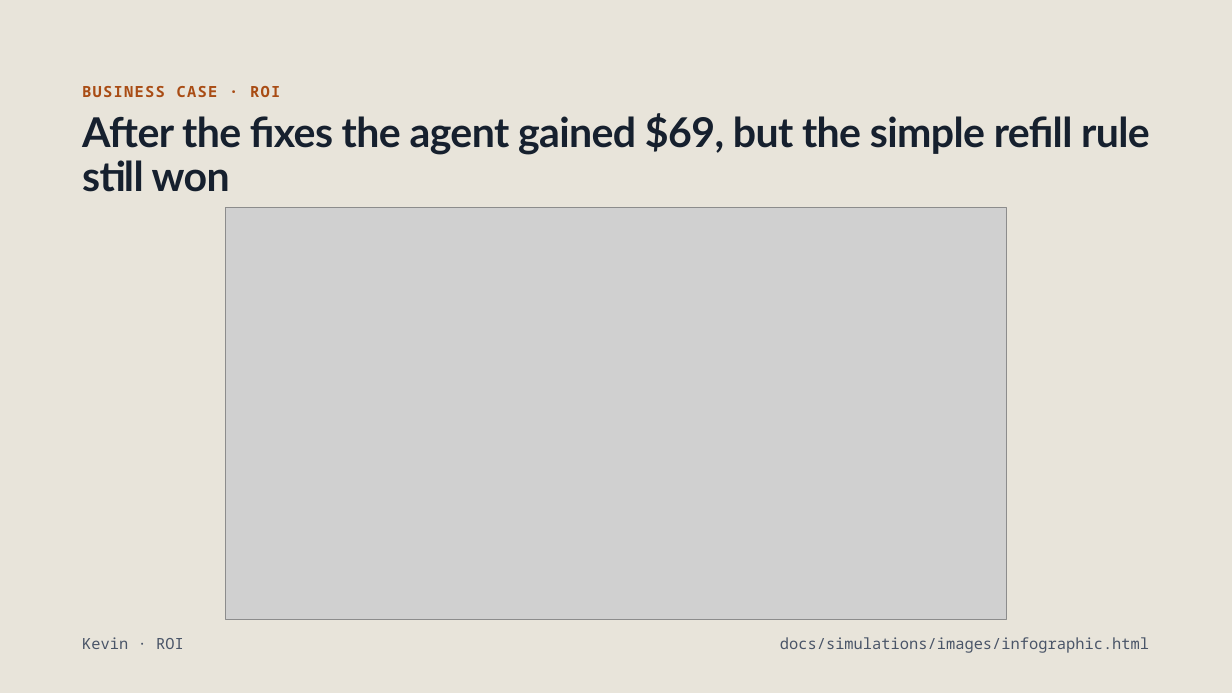
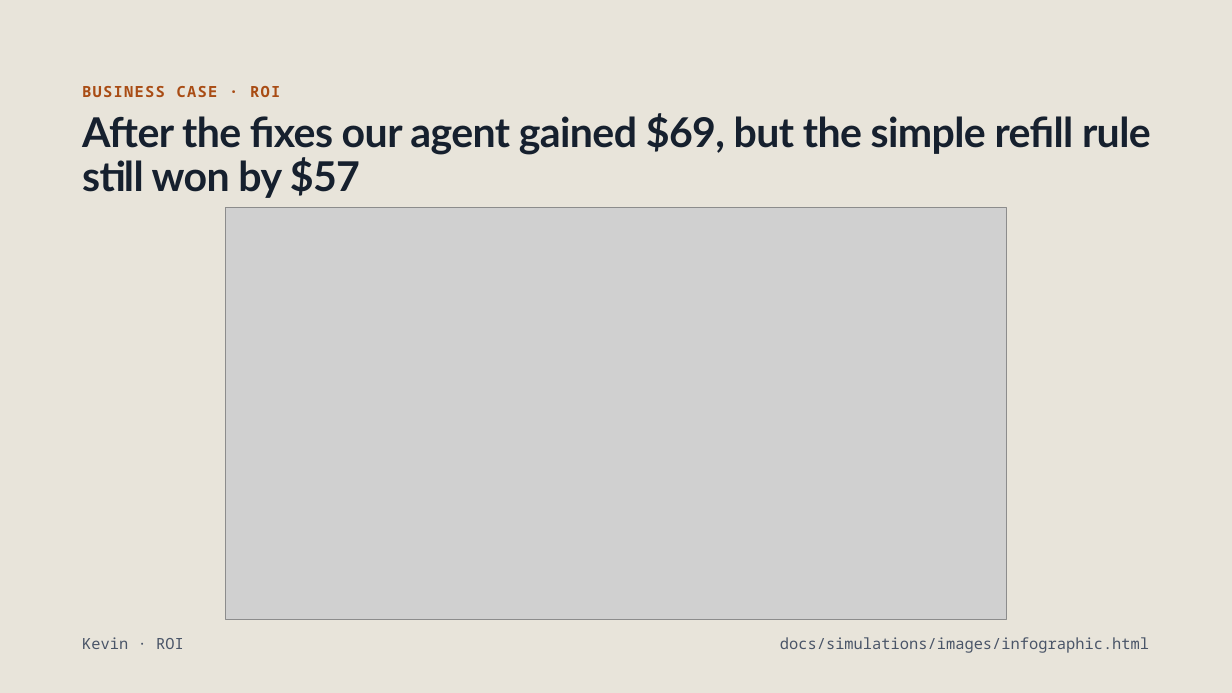
Before and after one commit to marshall-strong/agentic-vending, a slide deck: slide 13 of docs/presentation/group-b-final-presentation.pptx. Drawn at 1232x693 pixels with LibreOffice and Linux fonts; fonts in the diff are those of the drawing; grey boxes stand for pictures. Boxes give left, top, right and bottom in pixels: in the first picture for what was removed or moved away, otherwise in the second. Text is boxed around its words. In the diff, an @@ line names an element or a change of style, - is before the commit and + after.

```diff
--- a/docs/presentation/group-b-final-presentation.pptx
+++ b/docs/presentation/group-b-final-presentation.pptx
@@ title at box(82, 113, 1151, 198): text changed @@
-After the fixes the agent gained $69, but the simple refill rule still won
+After the fixes our agent gained $69, but the simple refill rule still won by $57
```
Also in this commit, not shown: 1 other slide changed.
